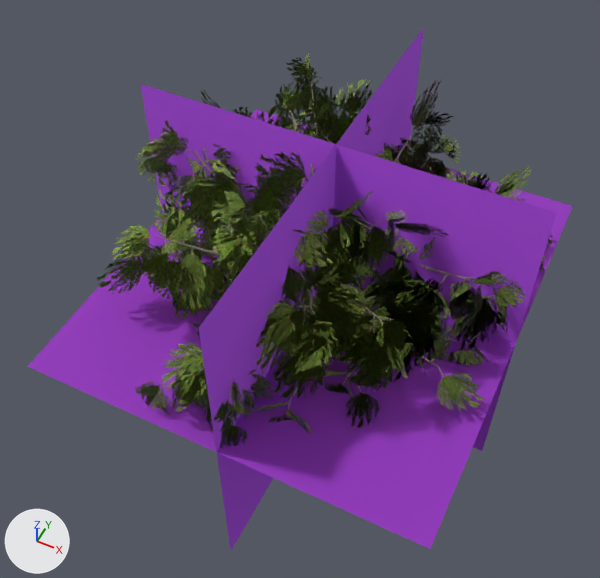
Before and after pictures for a commit that changed the glTF model data/models/board/vegetation/willow.glb.
Both versions are drawn from a 50 mm camera at (18.9, -43.5, 67.5) aimed at (-2.1, -1.5, 15.0). Every picture has the same lights, and +X, +Y and +Z are marked at lower left. The first picture is the older version. Where no turn or scale is listed for an object, it has been applied to the vertices. Vertices at exactly the same position are counted once.

Script lines for the objects in view, before the commit:
```python
me_willow_lod0 = bpy.data.meshes.new('willow-lod0')
me_willow_lod0.from_pydata(...)  # 22789 vertices, 22464 faces; spans x -16.7..16.0, y -18.9..17.6, z 0.0..30.0
# faces by material slot: [12928, 9536]
me_willow_lod0.materials.append(mat_bark)
me_willow_lod0.materials.append(mat_canopy_cutout)
me_willow_lod1 = bpy.data.meshes.new('willow-lod1')
me_willow_lod1.from_pydata(...)  # 6743 vertices, 5376 faces; spans x -16.7..16.0, y -18.9..17.6, z 0.0..30.0
# faces by material slot: [2976, 2400]
me_willow_lod1.materials.append(mat_bark)
me_willow_lod1.materials.append(mat_canopy_cutout)
me_willow_lod3 = bpy.data.meshes.new('willow-lod3')
me_willow_lod3.from_pydata(...)  # 12 vertices, 6 faces; spans x -16.7..16.0, y -18.9..17.6, z 0.0..30.0
me_willow_lod3.materials.append(mat_impostor)  # its picture is missing
ob_willow_lod0_001 = bpy.data.objects.new('willow-lod0.001', me_willow_lod0)
ob_willow_lod0_001.location = (0.0, 0.0, 0.0)
ob_willow_lod1_001 = bpy.data.objects.new('willow-lod1.001', me_willow_lod1)
ob_willow_lod1_001.location = (0.0, 0.0, 0.0)
ob_willow_lod3_001 = bpy.data.objects.new('willow-lod3.001', me_willow_lod3)
ob_willow_lod3_001.location = (0.0, 0.0, 0.0)
# also in view: 'willow-lod2.001' at (-0.4, -0.6, 15.0)
```
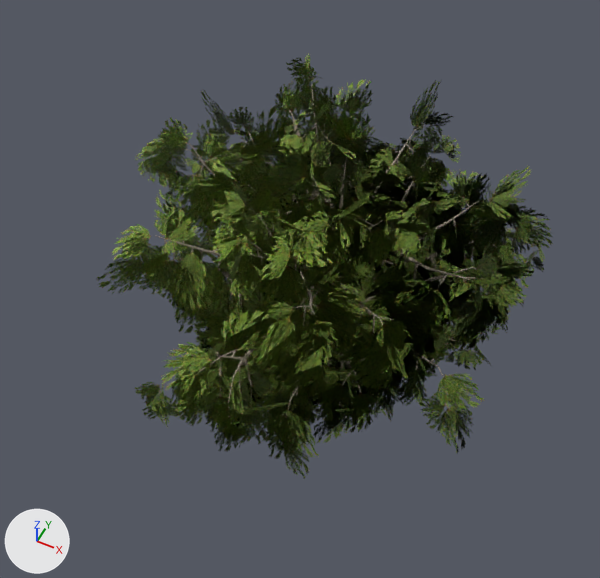
Pixel boxes [x1, y1, x2, y2] of what changed, in the pictures (600 x 578 px; the box of a moved part takes in the faces that stretch with it):
```json
{"object": "willow-lod3.001", "change": "reshaped, recoloured", "before": [27, 27, 573, 550], "on screen": "not visible afterwards"}
{"part": 1, "of": "me_willow_lod3", "change": "moved or reshaped", "before": [27, 109, 573, 549], "on screen": "not visible afterwards"}
{"part": 2, "of": "me_willow_lod3", "change": "recoloured", "before": [27, 27, 573, 550], "on screen": "purple"}
```

Edits to the scene script, one JSON object a line:
```json
{"block": "me_willow_lod3", "where": "me_willow_lod3.from_pydata(...)  # 12 vertices, 6 faces; spans x -16.7..16.0, y -18.9..17.6, z 0.0..30.0"}
{"block": "me_willow_lod3", "where": "# used by ob_willow_lod3_001; location = (0.0, 0.0, 0.0)"}
{"block": "me_willow_lod3", "change": "me_willow_lod3 part 1: the loose piece of 4 vertices spanning x -16.7..16.0, y -18.9..17.6, z 16.2 is moved by (0.0, 0.0, -0.3)"}
{"block": "me_willow_lod3", "change": "me_willow_lod3 part 2: 6 faces centred in x -5.8..5.1, y -6.7..5.4, z 10.0..20.0 are repainted in the vertex colours; the middle colour goes from purple #c150ff to pink #ff38d2"}
```
